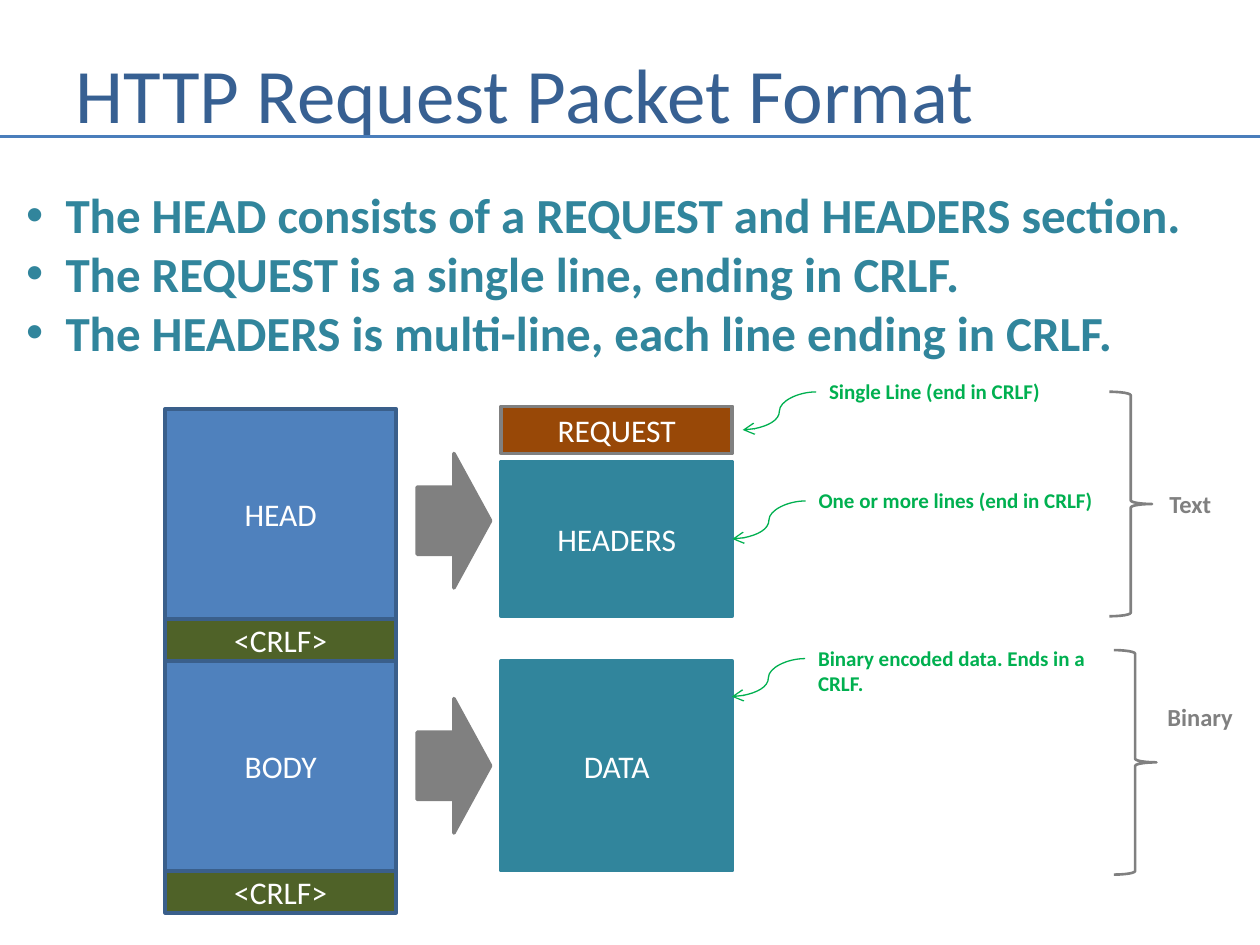
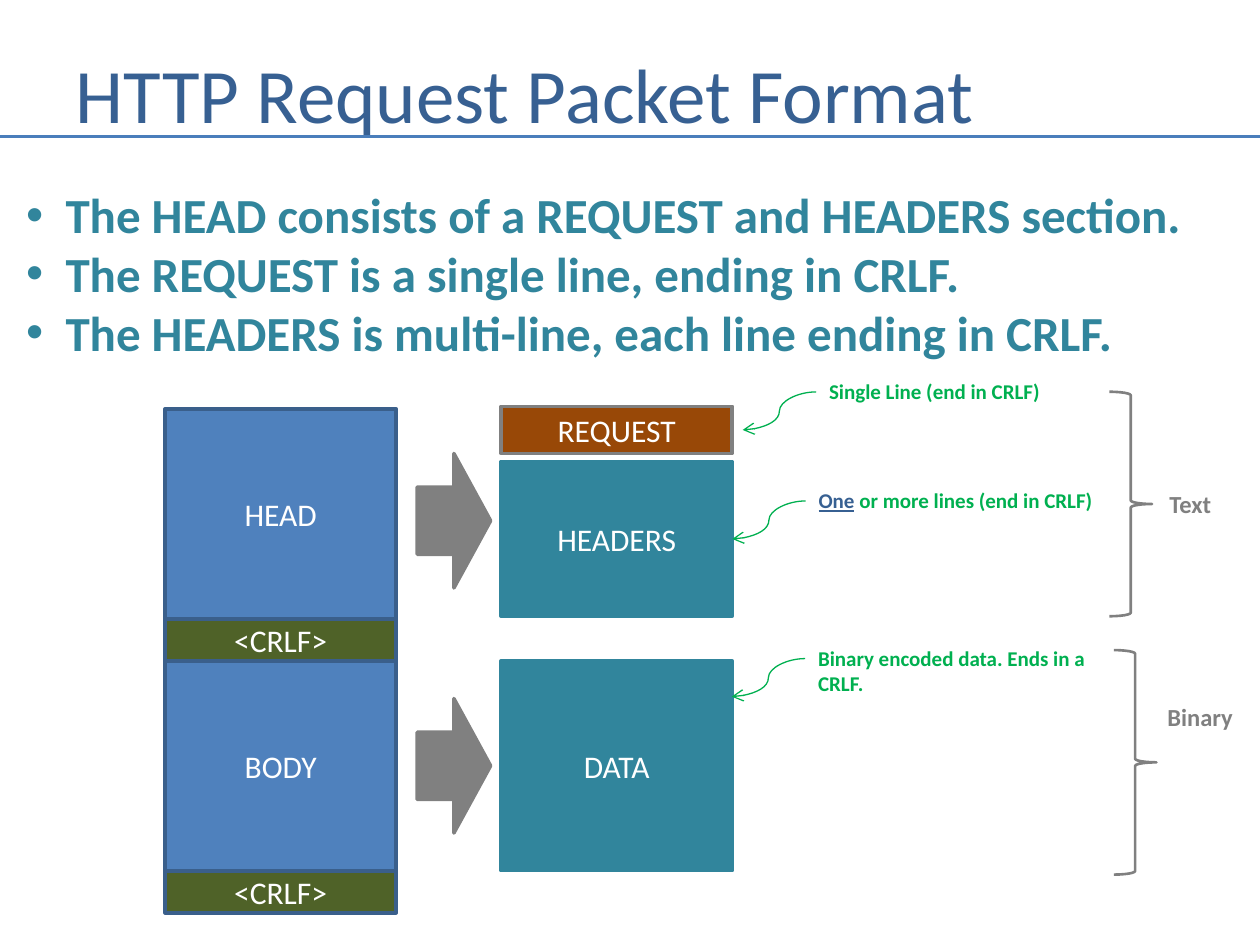
Before and after one commit to andrewferlitsch/Portland-Data-Science-Group, a slide deck: slide 6 of Presentations/CS - HTTP.pptx. Drawn at 1260x945 pixels with LibreOffice and Linux fonts; fonts in the diff are those of the drawing. Boxes give left, top, right and bottom in pixels: in the first picture for what was removed or moved away, otherwise in the second. Text is boxed around its words. In the diff, an @@ line names an element or a change of style, - is before the commit and + after.

```diff
--- a/Presentations/CS - HTTP.pptx
+++ b/Presentations/CS - HTTP.pptx
@@ text "One or more lines (end ..." at box(819, 492, 1092, 512): text colour #00B050 to #376092, underline on in "One" @@
```
Also in this commit, not shown: 1 other slide changed.
